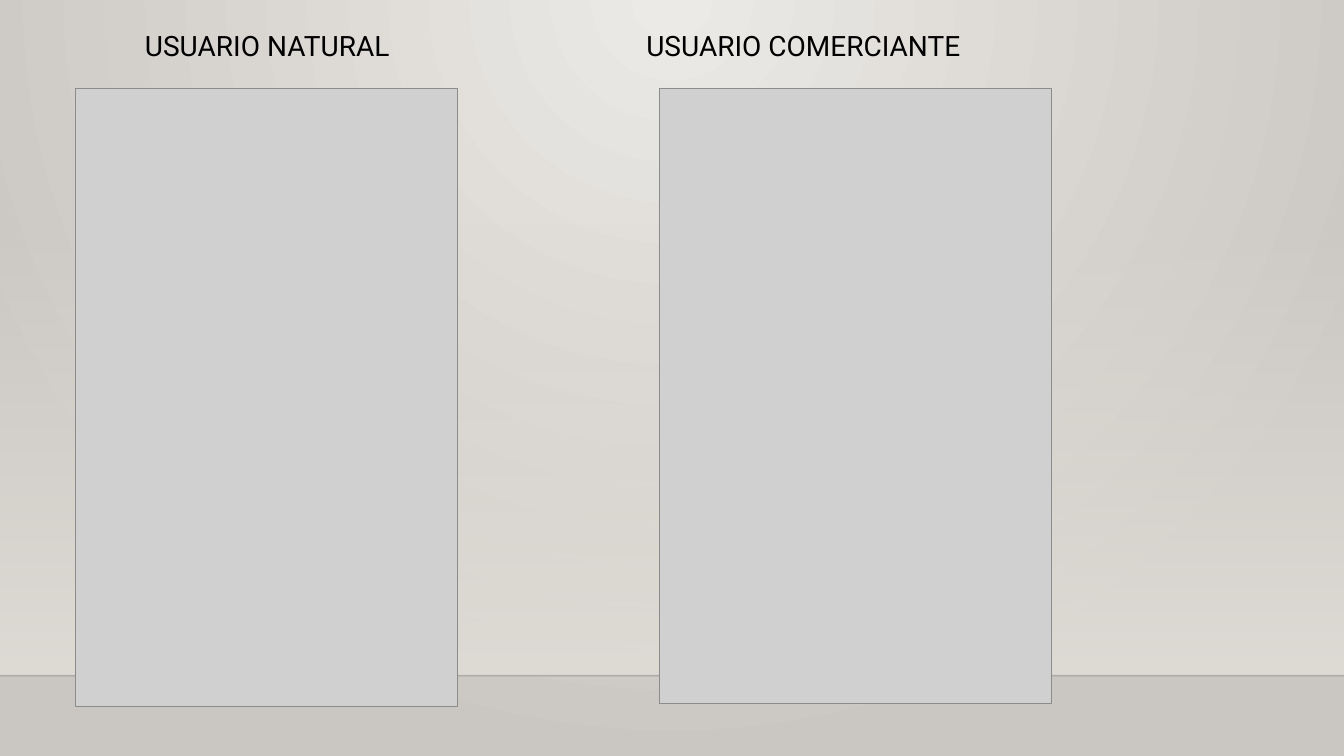
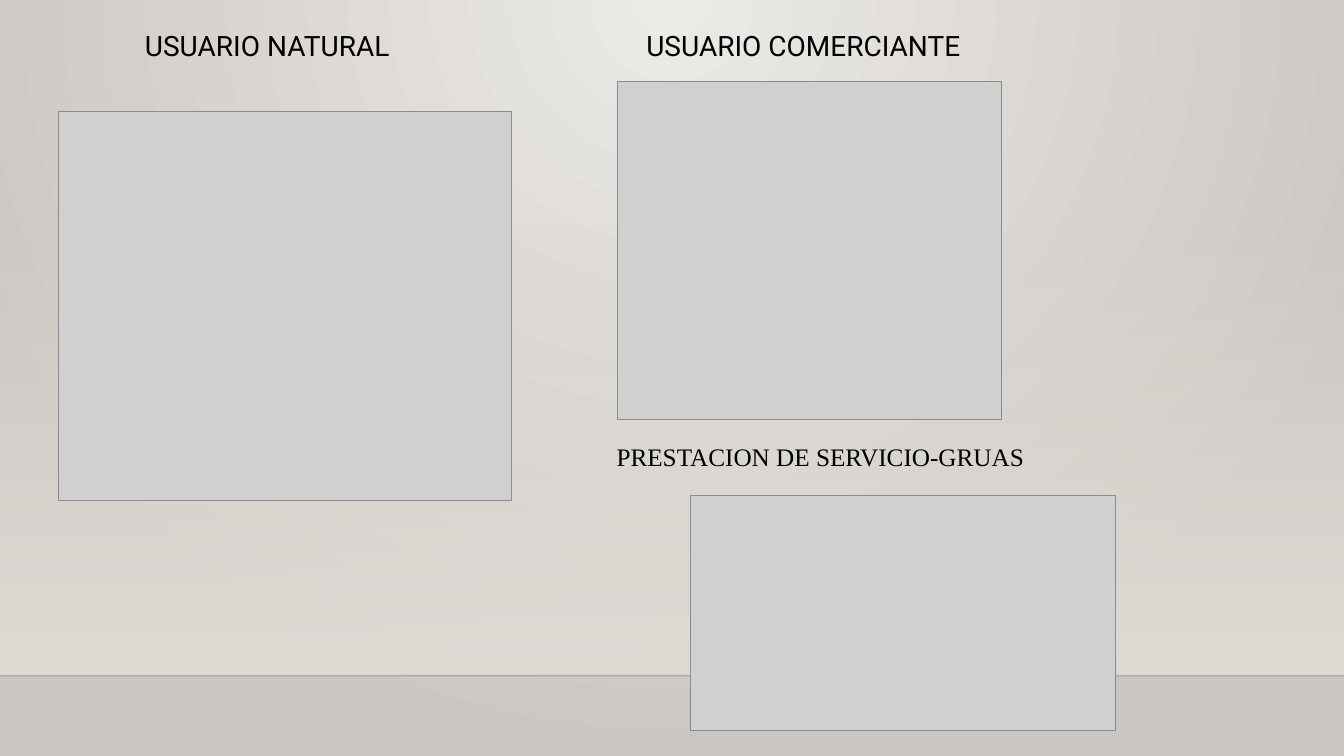
Before and after one commit to RapteRPM/RPM, a slide deck: slide 3 of RPM.pptx (slide 2 before the commit). Drawn at 1344x756 pixels with LibreOffice and Linux fonts; fonts in the diff are those of the drawing; grey boxes stand for pictures; background and template pictures are left out. Boxes give left, top, right and bottom in pixels: in the first picture for what was removed or moved away, otherwise in the second. Text is boxed around its words. In the diff, an @@ line names an element or a change of style, - is before the commit and + after.

```diff
--- a/RPM.pptx
+++ b/RPM.pptx
@@ picture resized from (x1=659, y1=89, x2=1052, y2=703) to (x1=617, y1=82, x2=1001, y2=419) @@
@@ picture resized from (x1=76, y1=89, x2=458, y2=706) to (x1=58, y1=111, x2=511, y2=500) @@
@@ text added at (x1=617, y1=449, x2=1024, y2=467), 18 pt, text #000000 @@
+PRESTACION DE SERVICIO-GRUAS
@@ picture added at (x1=692, y1=495, x2=1116, y2=730) @@
```
Also in this commit, not shown: 4 other slides changed.
